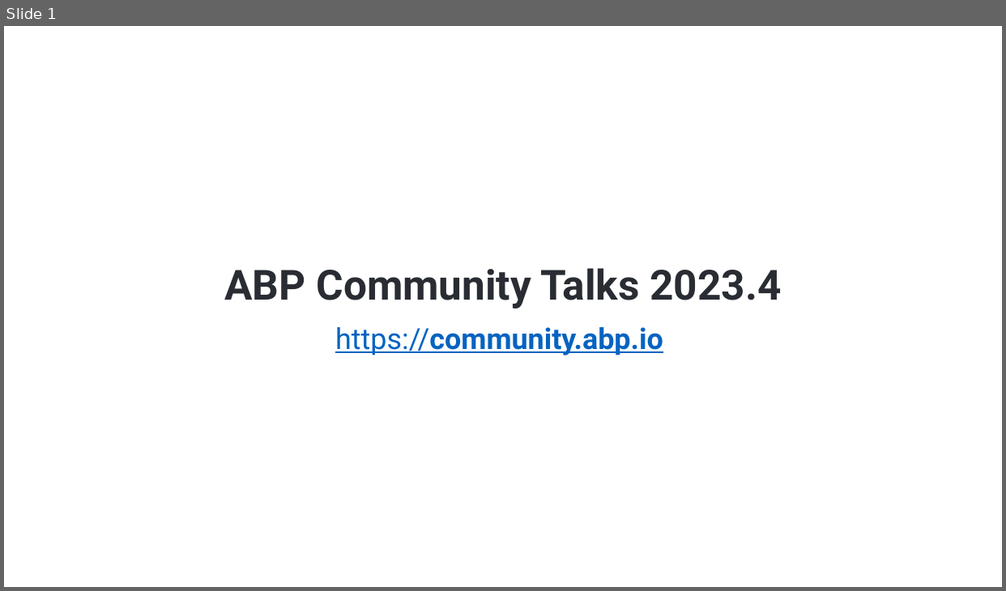
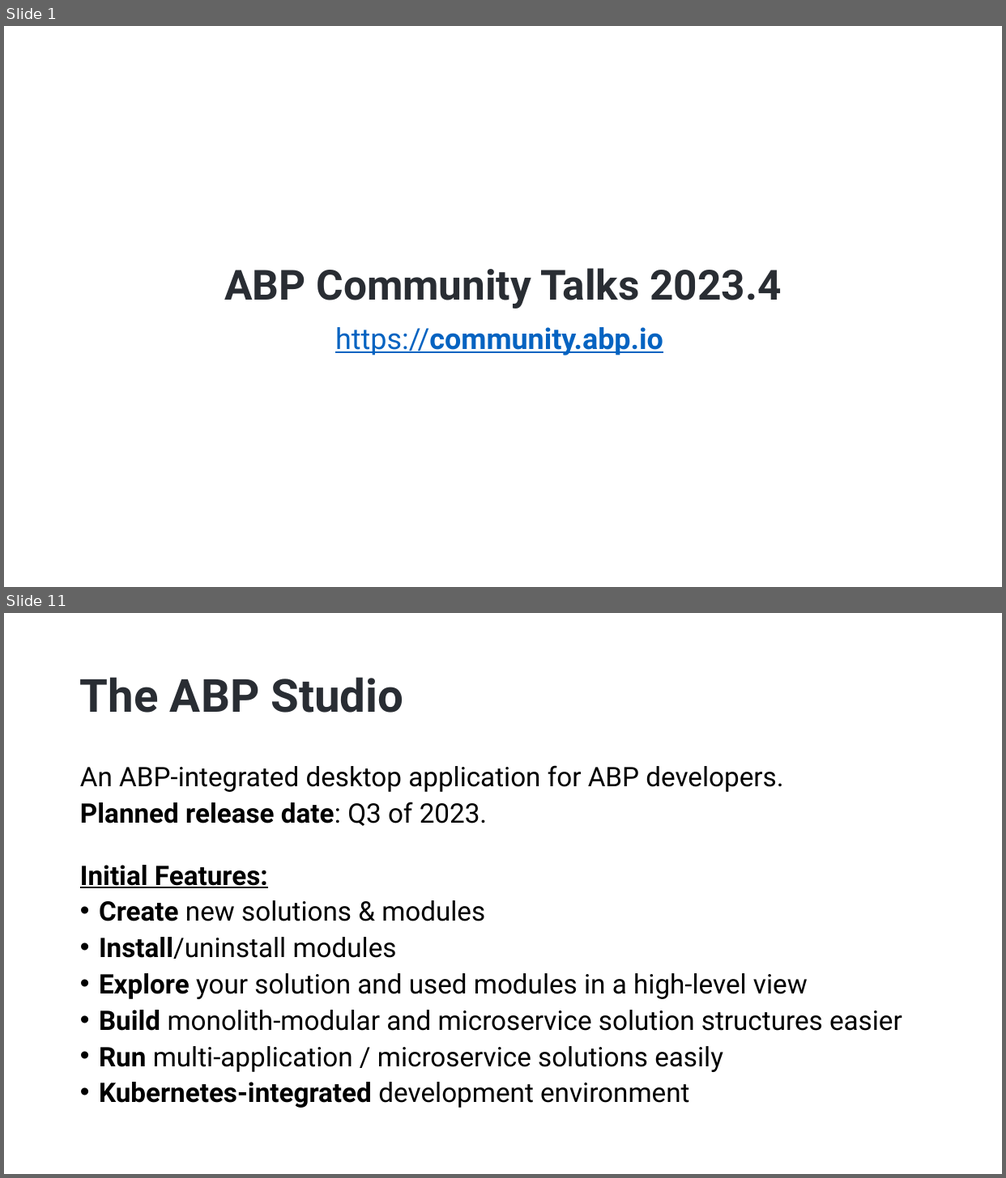
Before and after one commit to hikalkan/presentations, a slide deck: 2023-05-30 ABP Community Talks 2023.4/ABP Comm Talks 2023.4.pptx. Shown one above the other, each under a label of ours: slide 1 before the commit, slides 1 and 11 after it; the slides between them are not shown. The pictures are 1006x591 and 1006x1178 pixels, drawn with LibreOffice and Linux fonts; fonts in the diff are those of the drawing; background and template pictures are left out. Boxes give left, top, right and bottom in pixels: in the first picture for what was removed or moved away, otherwise in the second. Text is boxed around its words. In the diff, an @@ line names an element or a change of style, - is before the commit and + after.

```diff
--- a/2023-05-30 ABP Community Talks 2023.4/ABP Comm Talks 2023.4.pptx
+++ b/2023-05-30 ABP Community Talks 2023.4/ABP Comm Talks 2023.4.pptx
@@ slide 11 added at [4, 613, 1002, 1174], background #FFFFFF @@
@@ title added at [80, 677, 404, 713], 44 pt, text #292D33, bold @@
+The ABP Studio
@@ text added at [80, 765, 902, 1108], 25.9 pt, text #000000 @@
+An ABP-integrated desktop application for ABP developers.
+Planned release date: Q3 of 2023.
+Initial Features:
+• Create new solutions & modules
+• Install/uninstall modules
+• Explore your solution and used modules in a high-level view
+• Build monolith-modular and microservice solution structures easier
+• Run multi-application / microservice solutions easily
+• Kubernetes-integrated development environment
```
Also in this commit, not shown: 1 slide changed, 12 other slides added, 7 slides removed.
